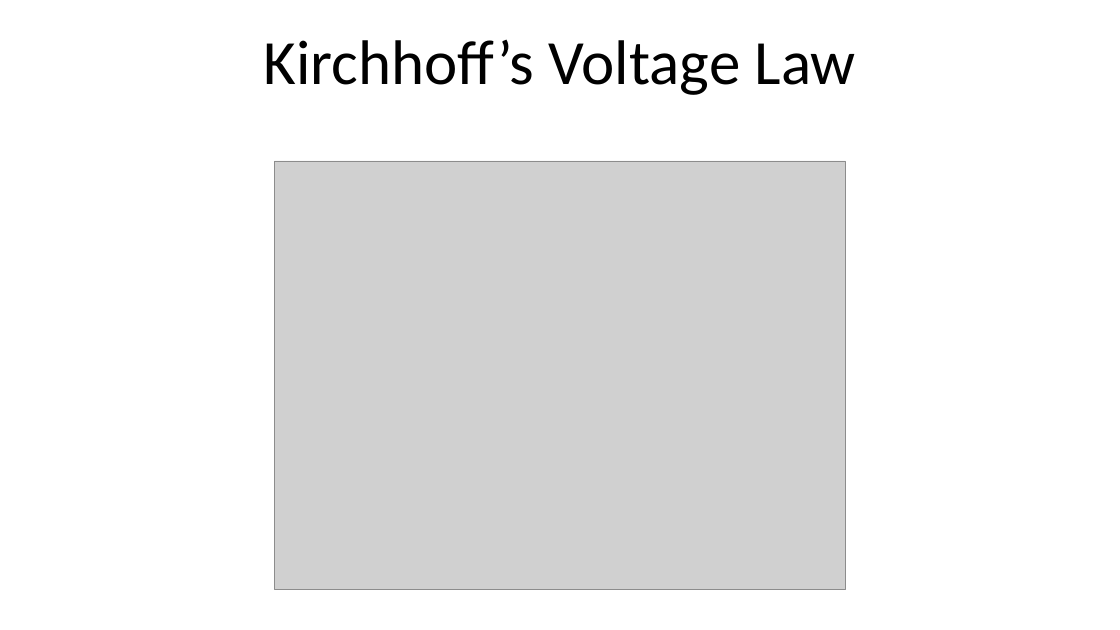
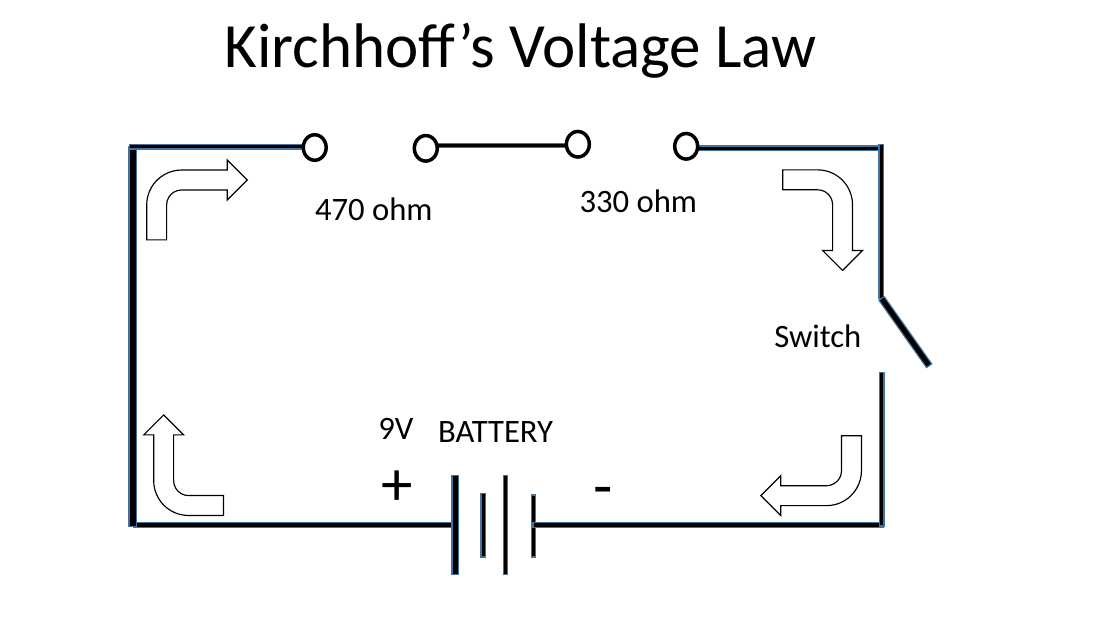
Before and after one commit to infocelab/embedded-projects, a slide deck: slide 28 of Documents/projects for schools.pptx (slide 30 before the commit). Drawn at 1120x630 pixels with LibreOffice and Linux fonts; fonts in the diff are those of the drawing; grey boxes stand for pictures. Boxes give left, top, right and bottom in pixels: in the first picture for what was removed or moved away, otherwise in the second. Text is boxed around its words. In the diff, an @@ line names an element or a change of style, - is before the commit and + after.

Commit message:
ok

```diff
--- a/Documents/projects for schools.pptx
+++ b/Documents/projects for schools.pptx
@@ text "Kirchhoff’s Voltage Law": place and size @@
-text "Kirchhoff’s Voltage Law" at <box>264,39,856,95</box>
+text "Kirchhoff’s Voltage Law" at <box>225,22,816,78</box>
@@ rectangle added at <box>129,147,136,528</box>, fill #000000, outline #43739E 1 pt @@
@@ rectangle added at <box>129,145,306,150</box>, fill #000000, outline #43739E 1 pt @@
@@ ellipse added at <box>303,134,326,160</box>, fill #FFFFFF, outline #000000 3 pt @@
@@ ellipse added at <box>414,135,437,160</box>, fill #FFFFFF, outline #000000 3 pt @@
@@ rectangle added at <box>432,144,567,148</box>, fill #000000, outline #43739E 1 pt @@
@@ ellipse added at <box>566,132,589,157</box>, fill #FFFFFF, outline #000000 3 pt @@
@@ ellipse added at <box>675,134,697,159</box>, fill #FFFFFF, outline #000000 3 pt @@
@@ rectangle added at <box>692,146,879,151</box>, fill #000000, outline #43739E 1 pt @@
@@ rectangle added at <box>879,145,883,298</box>, fill #000000, outline #43739E 1 pt @@
@@ bent arrow added at <box>147,160,248,240</box>, fill #FFFFFF, outline #000000 1 pt @@
@@ picture removed at <box>275,161,846,590</box> @@
@@ bent arrow added at <box>783,170,862,271</box>, fill #FFFFFF, outline #000000 1 pt @@
@@ text added at <box>315,197,432,221</box>, 28 pt, text #000000 @@
+470 ohm
@@ text added at <box>580,189,697,213</box>, 28 pt, text #000000 @@
+330 ohm
@@ rectangle added at <box>879,297,932,368</box>, fill #000000, outline #43739E 1 pt @@
@@ text added at <box>774,324,861,348</box>, 28 pt, text #000000 @@
+Switch
@@ rectangle added at <box>880,372,884,526</box>, fill #000000, outline #43739E 1 pt @@
@@ bent arrow added at <box>144,415,224,515</box>, fill #FFFFFF, outline #000000 1 pt @@
@@ text added at <box>378,417,413,439</box>, 28 pt, text #000000 @@
+9V
@@ text added at <box>370,439,425,523</box>, 54 pt, text #000000 @@
++
@@ text added at <box>438,421,553,442</box>, 28 pt, text #000000 @@
+BATTERY
@@ text added at <box>576,440,631,525</box>, 54 pt, text #000000 @@
+-
@@ bent arrow added at <box>761,436,862,516</box>, fill #FFFFFF, outline #000000 1 pt @@
@@ rectangle added at <box>452,476,458,575</box>, fill #000000, outline #43739E 1 pt @@
@@ rectangle added at <box>504,476,508,575</box>, fill #000000, outline #43739E 1 pt @@
@@ rectangle added at <box>481,494,485,557</box>, fill #000000, outline #43739E 1 pt @@
@@ rectangle added at <box>531,495,536,557</box>, fill #000000, outline #43739E 1 pt @@
@@ rectangle added at <box>134,523,453,528</box>, fill #000000, outline #43739E 1 pt @@
@@ rectangle added at <box>533,523,883,528</box>, fill #000000, outline #43739E 1 pt @@
```
